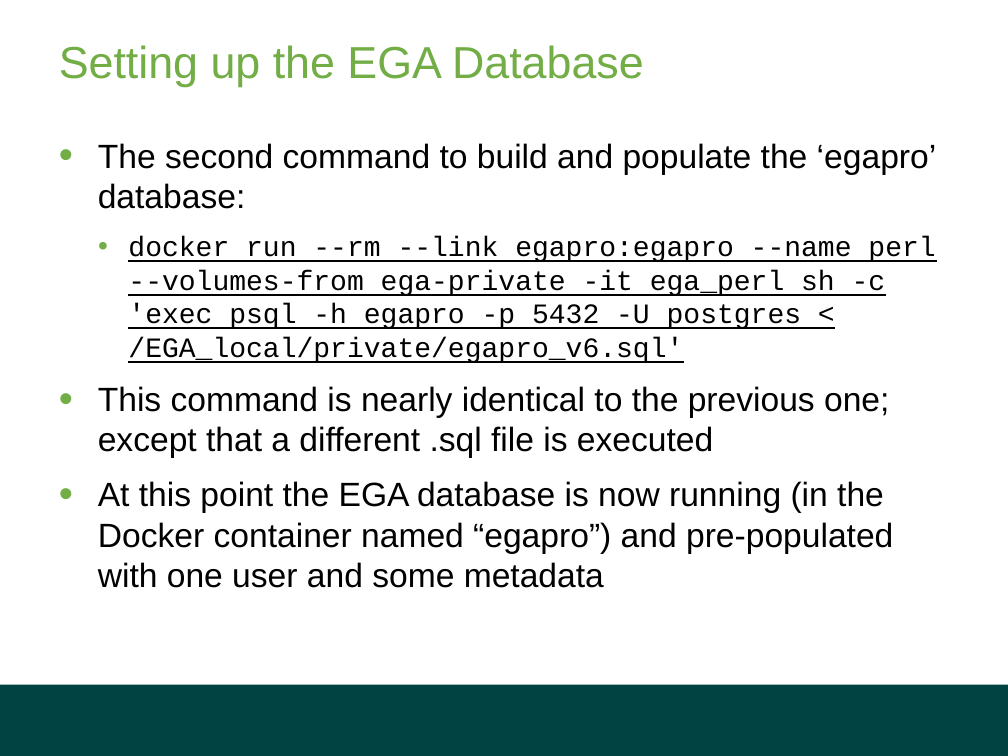
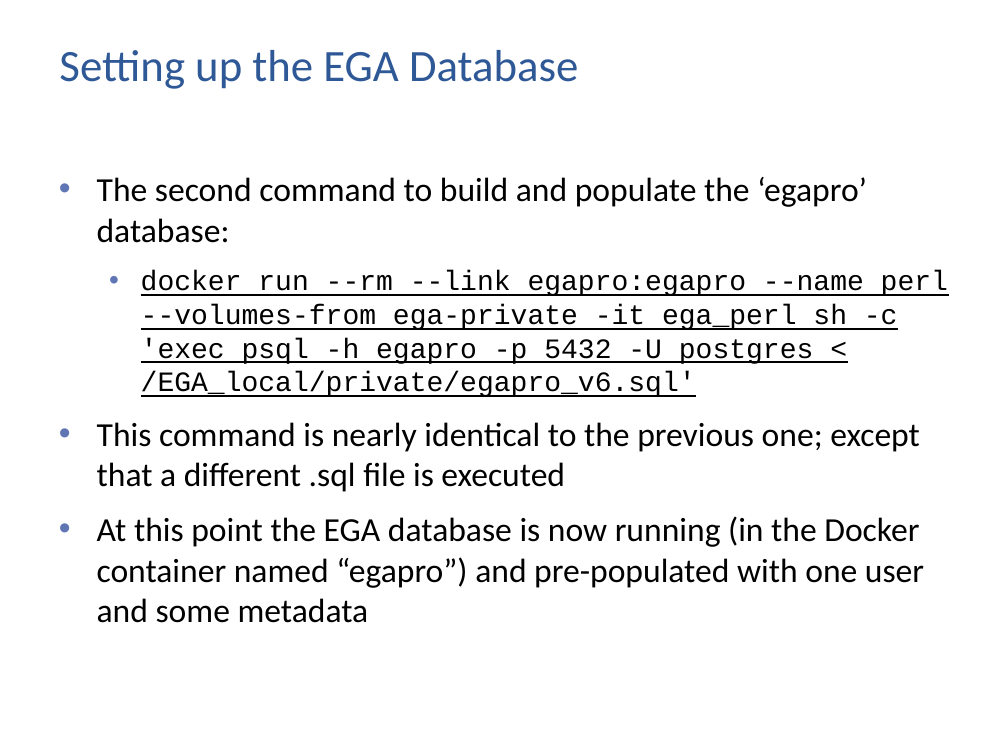
Before and after one commit to elixir-europe/human-data-local-ega, a slide deck: slide 27 of Local EGA Setup.pptx. Drawn at 1008x756 pixels with LibreOffice and Linux fonts; fonts in the diff are those of the drawing; background and template pictures are left out. Boxes give left, top, right and bottom in pixels: in the first picture for what was removed or moved away, otherwise in the second. Text is boxed around its words. In the diff, an @@ line names an element or a change of style, - is before the commit and + after.

```diff
--- a/Local EGA Setup.pptx
+++ b/Local EGA Setup.pptx
@@ title "Setting up the EGA Database" at (59, 50, 578, 89): font Arial to Calibri, text colour #72AD46 to #2F5897 @@
@@ text "The second command to build ...": place and size @@
-text "The second command to build ..." at (98, 143, 937, 588)
+text "The second command to build ..." at (97, 177, 948, 623)
@@ text "The second command to build ..." at (97, 177, 948, 623): font Arial to Calibri in "The second command to build and populate ...", "This command is nearly identical to the ...", "At this point the EGA database is ..."; indent changed; bullet colour #72AD46 to #6076B4 @@
@@ rectangle removed at (0, 684, 1008, 756) @@
```
Also in this commit, not shown: 48 other slides changed.
